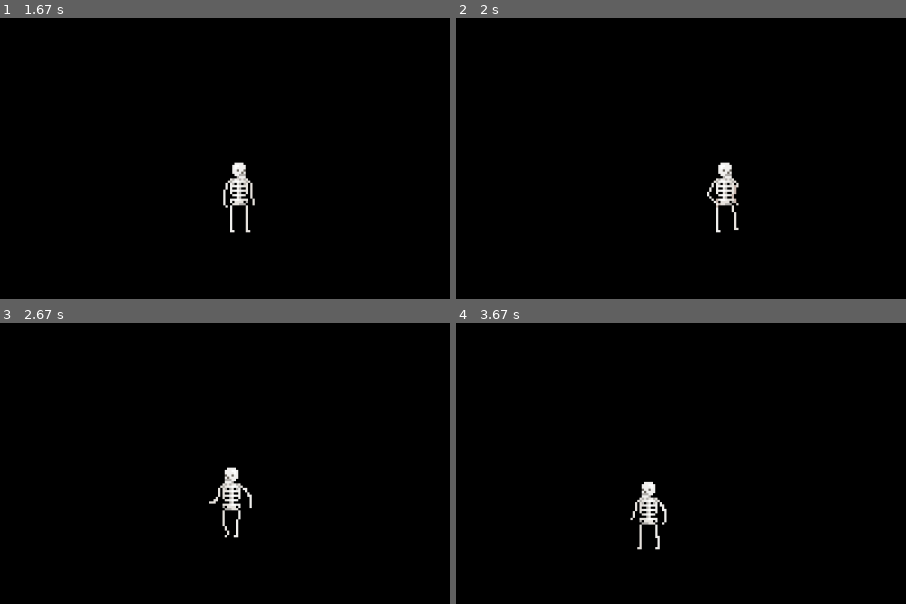
Above: before the commit, frames 1-4 (two rows, left to right).
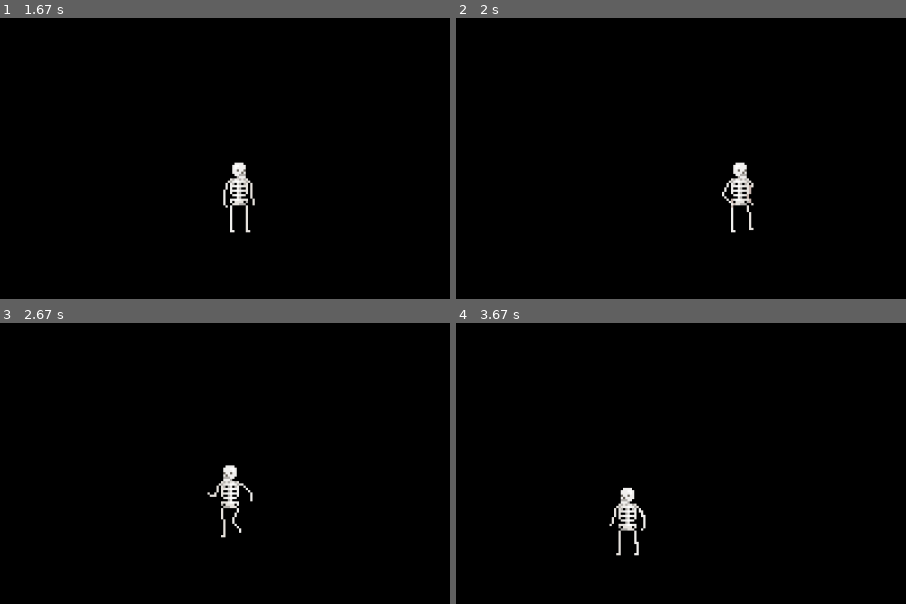
Above: after the commit, the same moments.

Repository: Leilaniriv/COMP323
Game: pygame game, started from COMP323/Project/start_screen.py
The game is run twice, just before and just after one commit, with the same random seed, the same clock (stepped at 60 frames per second) and the same inputs.
Inputs (mouse positions are % of the whole screen's width and height, from its top left):
- Up to frame 1 (1.67 s): hold Right 0.33-0.8 s; click "begin" at 1.38 s
- Up to frame 2 (2 s): hold Right from 1.67 s (still down); move the mouse to (51, 57) at 1.7 s
- Up to frame 3 (2.67 s): release Right at 2.13 s; hold Left from 2.17 s (still down)
- Up to frame 4 (3.67 s): release Left at 2.7 s; hold Down 2.73-3.03 s; hold Left 3.07-3.47 s; hold Up from 3.5 s (still down)
The pictures show only the part of the screen within x 18-68%, y 50-100%; the shares and areas given below are measured in that part.

Frame 1 is identical in both runs. In frame 2, 1.3% of the frame differs, in the area x 55-67%, y 51-77%; in frame 3, 0.9%; in frame 4, 1.5%, in the area x 34-47%, y 56-83%.

Commit message:
character speed change

Diff:
--- a/COMP323/Project/start_screen.py
+++ b/COMP323/Project/start_screen.py
@@ -154,7 +154,7 @@
         #draws sprite on screen
             self.screen.blit(an_list[action][frame], (x, y))
             pygame.display.update()
-            self.clock.tick(60)
+            self.clock.tick(90)
 
 
 if __name__ == "__main__":
